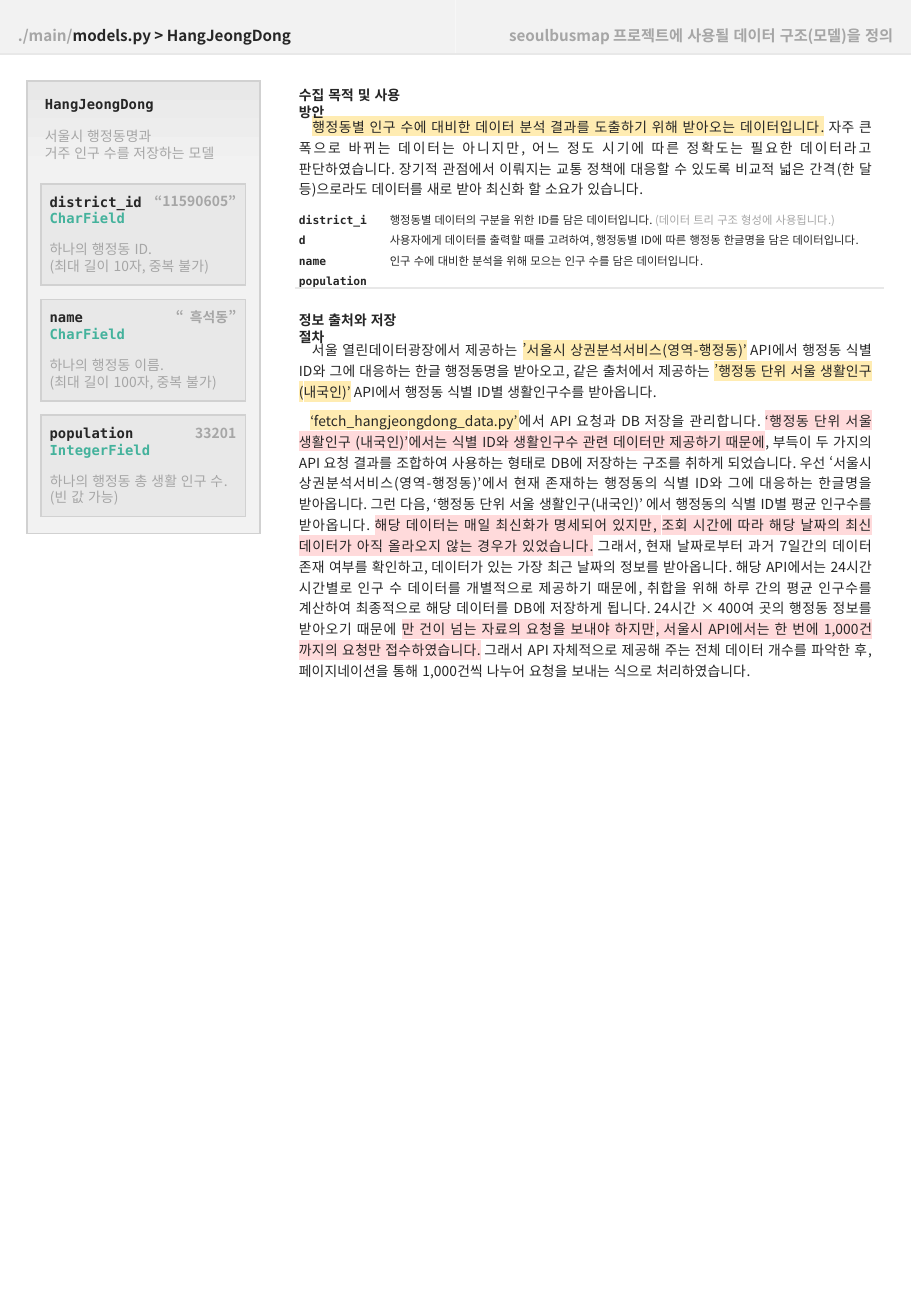
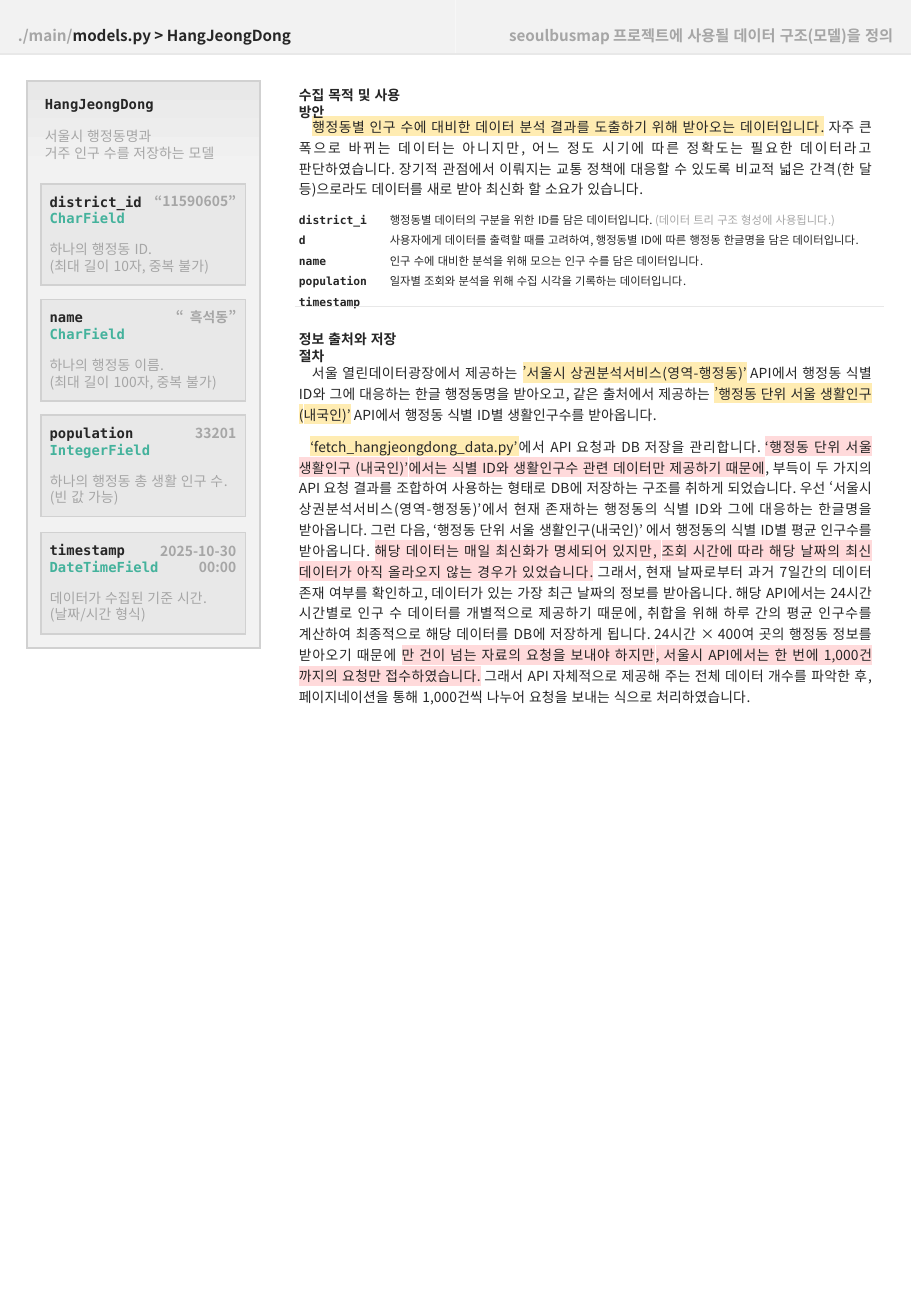
Before and after one commit to tansan7271/seoulbusmap, a slide deck: slide 1 of documents/기능 명세서 및 다이어그램 그래픽.pptx. Drawn at 911x1316 pixels with LibreOffice and Linux fonts; fonts in the diff are those of the drawing. Boxes give left, top, right and bottom in pixels: in the first picture for what was removed or moved away, otherwise in the second. Text is boxed around its words. In the diff, an @@ line names an element or a change of style, - is before the commit and + after.

```diff
--- a/documents/기능 명세서 및 다이어그램 그래픽.pptx
+++ b/documents/기능 명세서 및 다이어그램 그래픽.pptx
@@ rectangle resized from (x1=27, y1=80, x2=260, y2=533) to (x1=27, y1=80, x2=260, y2=647) @@
@@ rectangle resized from (x1=27, y1=80, x2=260, y2=533) to (x1=27, y1=80, x2=260, y2=647) @@
@@ text at (x1=299, y1=297, x2=360, y2=309): paragraph added @@
+timestamp
@@ text at (x1=390, y1=275, x2=686, y2=286): paragraph added @@
+일자별 조회와 분석을 위해 수집 시각을 기록하는 데이터입니다.
@@ text "정보 출처와 저장 절차" moved from (x1=299, y1=313, x2=396, y2=346) to (x1=299, y1=332, x2=396, y2=363) @@
@@ line moved from (295, 288) - (884, 288) to (295, 306) - (884, 306) @@
@@ text "서울 열린데이터광장에서 제공하는 ’서울시 상권분석서비스(영역-행정동)’ ..." moved from (x1=299, y1=342, x2=872, y2=401) to (x1=299, y1=366, x2=872, y2=424) @@
@@ text "‘fetch_hangjeongdong_data.py’에서 API 요청과 DB 저장을 ..." moved from (x1=299, y1=412, x2=872, y2=679) to (x1=299, y1=438, x2=872, y2=703) @@
@@ group added at (x1=41, y1=532, x2=245, y2=633): 3 texts, 1 rectangle @@
+timestamp
+DateTimeField
+데이터가 수집된 기준 시간.
+(날짜/시간 형식)
+2025-10-30 00:00
```
Also in this commit, not shown: 3 other slides changed, 10 other files.
